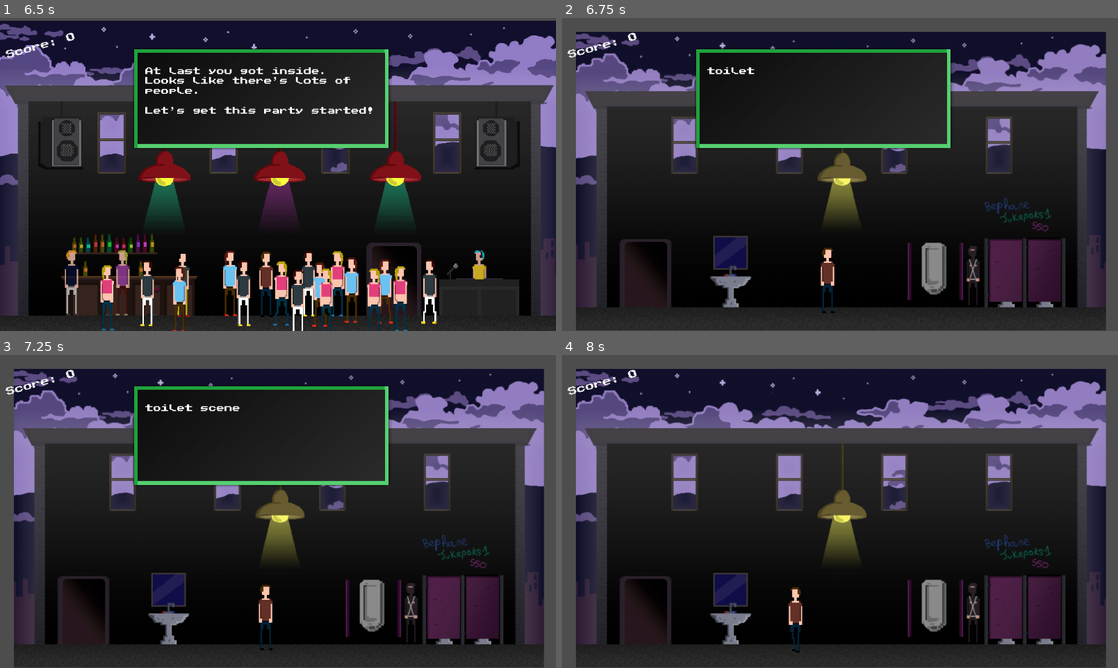
Above: before the commit, frames 1-4 (two rows, left to right).
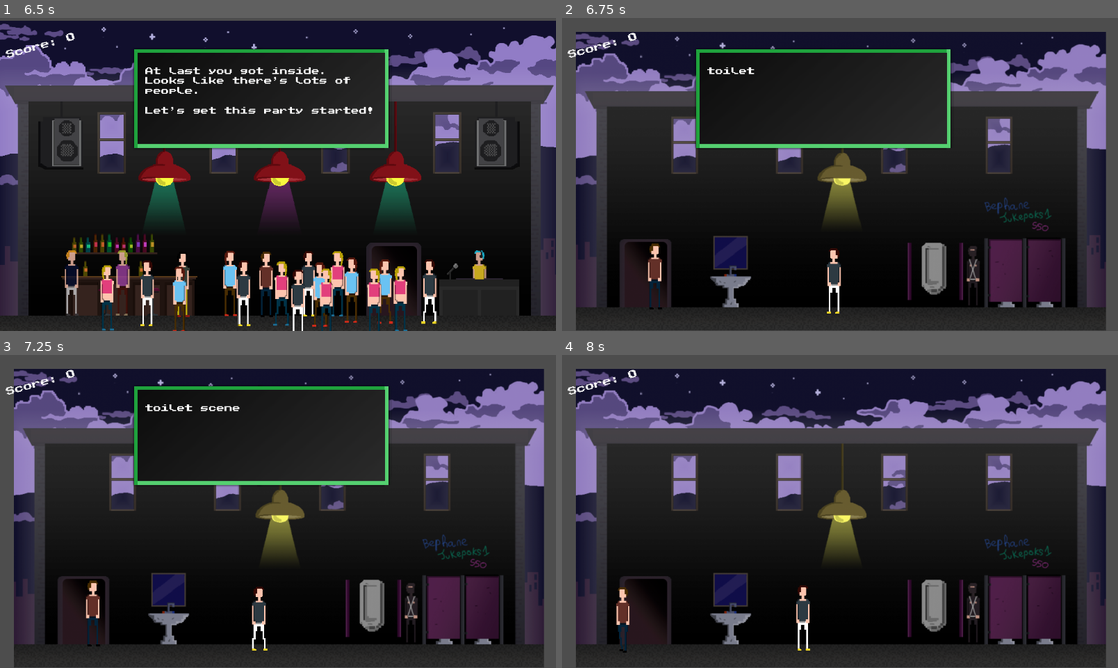
Above: after the commit, the same moments.

Repository: LudumSJB/The-Limited
Game: Godot game, scene res://scenes/MainMenu.tscn
The game is run twice, just before and just after one commit, with the same random seed, the same clock (stepped at 60 frames per second) and the same inputs.
Inputs:
- Up to frame 1 (6.5 s): click "Play" at 0.5 s; tap Enter (ui_accept) at 1.25, 1.52, 2, 2.27, 2.75, 3.5, 3.77, 4.52, 5, 5.27 s; hold D (right) 1.28-2.78 s; tap Space (action_button) every 1.5 s from 1.35 to 5.85 s; tap N (next_level) at 2.1, 3.6, 5.1 s; hold A (left) 2.78-3.53 s; hold D (right) 3.53-5.03 s; hold A (left) 5.03-5.78 s; hold D (right) from 5.78 s (still down)
- Up to frame 2 (6.75 s): release D (right) at 6.53 s; hold A (left) from 6.53 s (still down); tap N (next_level) at 6.6 s
- Up to frame 3 (7.25 s): keep holding A (left); tap Enter (ui_accept) at 6.77 s
- Up to frame 4 (8 s): keep holding A (left); tap Space (action_button) at 7.35 s; tap Enter (ui_accept) at 7.52 s

Frame 1 is identical in both runs. In frame 2, 0.9% of the frame differs, in the area x 15-51%, y 72-95%; in frame 3, 0.9%, in the area x 15-50%, y 72-95%; in frame 4, 0.8%.

Commit message:
add dancer_dude to toiletroom

Diff:
--- /dev/null
+++ b/scenes/dancer_dude.tscn
@@ -0,0 +1,21 @@
+[gd_scene load_steps=4 format=3 uid="uid://hhiifftg4png"]
+
+[ext_resource type="Script" path="res://scripts/dancer_dude.gd" id="1_773t1"]
+[ext_resource type="SpriteFrames" uid="uid://b2wnbmmxmwmt5" path="res://anims/dancer_animations.tres" id="1_nxgjm"]
+[ext_resource type="Texture2D" uid="uid://d3wo5i3kor0y8" path="res://assets/images/blue note.png" id="3_lmh6w"]
+
+[node name="dancer_dude" type="Node2D"]
+script = ExtResource("1_773t1")
+
+[node name="AnimatedSprite2D" type="AnimatedSprite2D" parent="."]
+sprite_frames = ExtResource("1_nxgjm")
+animation = &"dance1"
+autoplay = "dance1"
+flip_h = true
+
+[node name="targetpos" type="Node2D" parent="."]
+position = Vector2(-384, 0)
+
+[node name="Sprite2D" type="Sprite2D" parent="targetpos"]
+scale = Vector2(0.100973, 0.100973)
+texture = ExtResource("3_lmh6w")
--- a/scenes/level5.tscn
+++ b/scenes/level5.tscn
@@ -6,6 +6,7 @@
 [ext_resource type="Texture2D" uid="uid://y8nlnxed1dhu" path="res://assets/images/face_01.png" id="4_b30m5"]
 [ext_resource type="Texture2D" uid="uid://dvlrkobcb7b65" path="res://assets/images/face_02.png" id="5_7ikgh"]
 [ext_resource type="AudioStream" uid="uid://wjrks27kv2mn" path="res://assets/sounds/music_placeholder3.wav" id="6_y2el4"]
+[ext_resource type="PackedScene" uid="uid://hhiifftg4png" path="res://scenes/dancer_dude.tscn" id="7_bdtki"]
 
 [sub_resource type="RectangleShape2D" id="RectangleShape2D_fno7i"]
 size = Vector2(1179, 43)
@@ -19,8 +20,12 @@
 position = Vector2(578, 338)
 texture = ExtResource("1_700b8")
 
+[node name="dancer_dude" parent="." instance=ExtResource("7_bdtki")]
+position = Vector2(570, 539)
+speed = 50.0
+
 [node name="player" parent="." instance=ExtResource("2_bp30i")]
-position = Vector2(551, 538)
+position = Vector2(202, 530)
 
 [node name="dialogSystem" parent="." instance=ExtResource("3_xs8v8")]
 dialogsPath = "res://dialogs/toilet_act1.json"
--- /dev/null
+++ b/scripts/dancer_dude.gd
@@ -0,0 +1,16 @@
+extends Node2D
+
+@onready var targetpos = $targetpos
+@export var minDistance: float = 0.1
+@export var speed: float = 2
+@onready var sprite_2d = $targetpos/Sprite2D
+@onready var animated_sprite_2d = $AnimatedSprite2D
+
+func _ready():
+	sprite_2d.visible = false
+
+func _process(delta):
+	if animated_sprite_2d.position.distance_to(targetpos.position) > minDistance:
+		animated_sprite_2d.position = animated_sprite_2d.position.move_toward(targetpos.position, delta * speed)
+	else:
+		queue_free()
Not shown: 1 places in scenes/level5.tscn that only renumber resources
